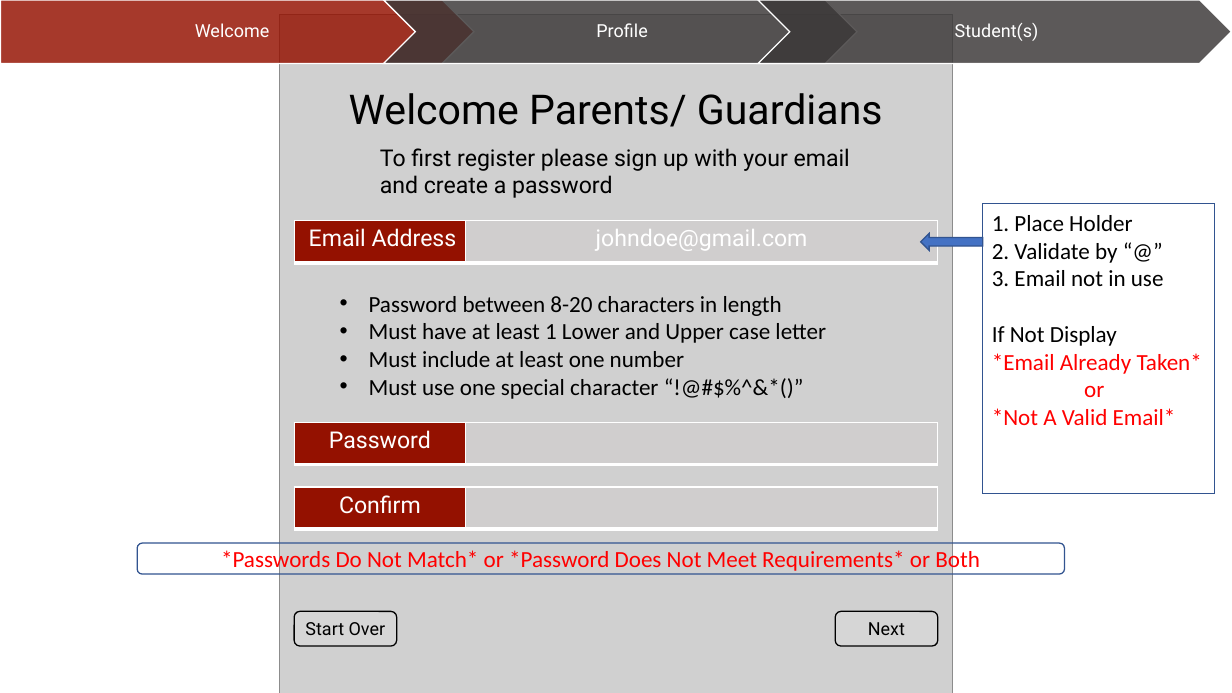
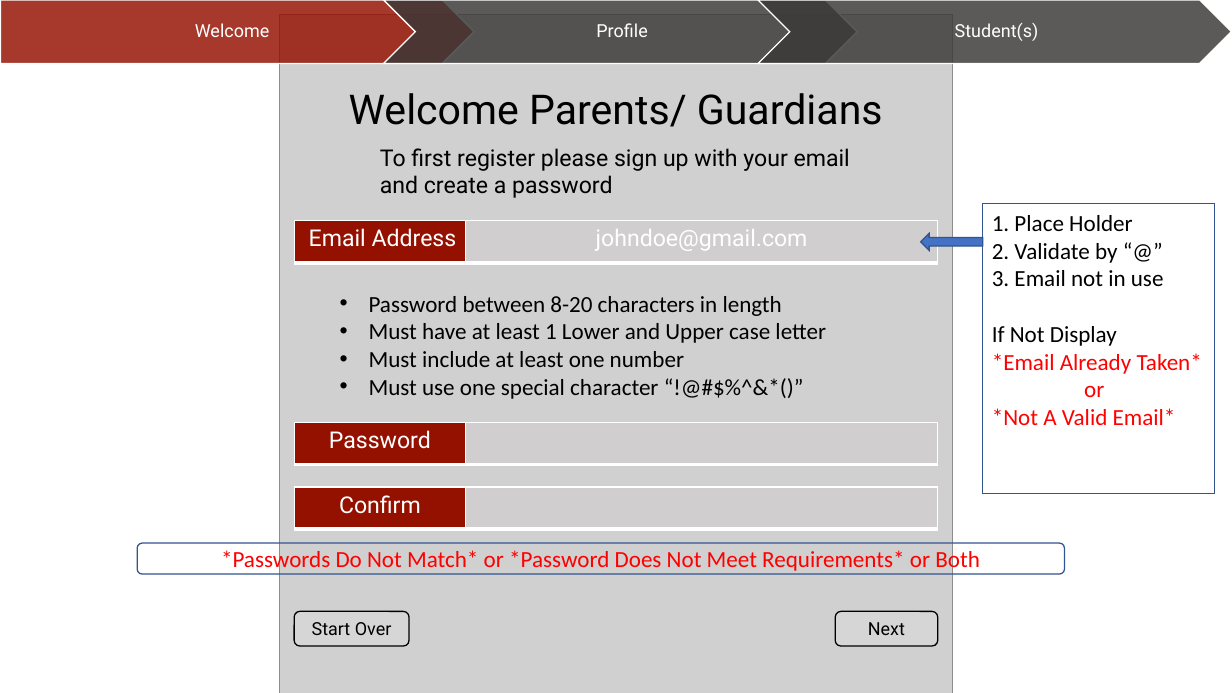
Before and after one commit to WVUP/2018_Fall, a slide deck: slide 6 of final/storyboard/dorr1/RoaneBooster.pptx. Drawn at 1232x693 pixels with LibreOffice and Linux fonts; fonts in the diff are those of the drawing; grey boxes stand for pictures. Boxes give left, top, right and bottom in pixels: in the first picture for what was removed or moved away, otherwise in the second. Text is boxed around its words. In the diff, an @@ line names an element or a change of style, - is before the commit and + after.

```diff
--- a/final/storyboard/dorr1/RoaneBooster.pptx
+++ b/final/storyboard/dorr1/RoaneBooster.pptx
@@ rounded rectangle "Start Over": place and size @@
-rounded rectangle "Start Over" at bbox=[294, 612, 396, 647]
+rounded rectangle "Start Over" at bbox=[294, 612, 409, 647]
```
Also in this commit, not shown: 1 other slide changed, 1 slide added.
